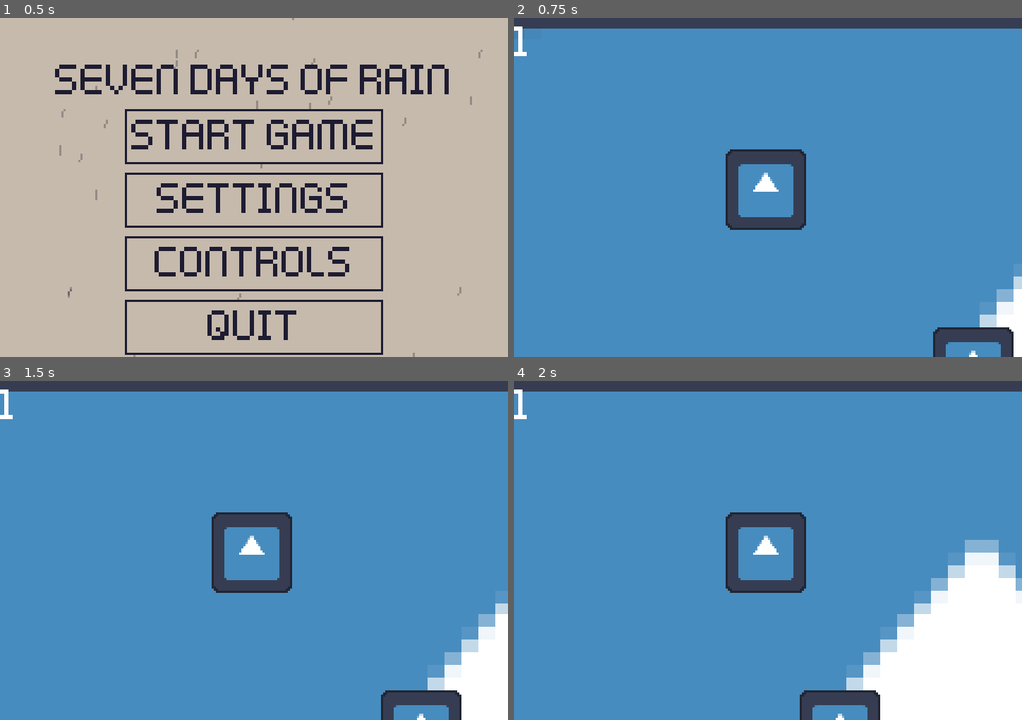
Above: before the commit, frames 1-4 (two rows, left to right).
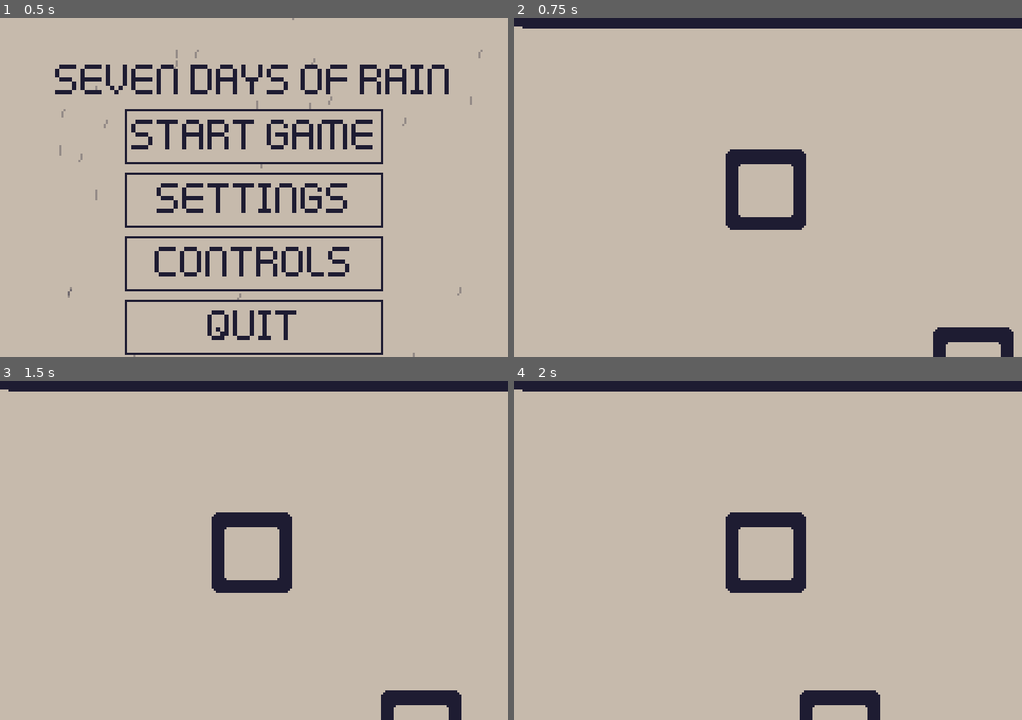
Above: after the commit, the same moments.

Repository: chickengamer555/7-days-of-rain-B1T-jam
Game: Godot game, scene res://UI/MainMenu/main_menu.tscn
Two runs of this game, one before a commit and one after it. Both use one fixed random seed, a clock stepped at 60 frames per second and the inputs below. The engine's default icon, where the game draws it, is replaced by a stand-in: a white triangle on a blue panel in a dark square.
Inputs (mouse positions are in pixels of both pictures, inside the frame that each line leads up to):
- Up to frame 1 (0.5 s): no input
- Up to frame 2 (0.75 s): click "Start Game" at 0.5 s
- Up to frame 3 (1.5 s): tap Enter at 1.25 s; move the mouse to (365, 533) at 1.27 s; hold Right (right) from 1.28 s (still down); hold F (Fast_foward) from 1.28 s (still down); click (365, 533) at 1.42 s
- Up to frame 4 (2 s): keep holding Right (right); keep holding F (Fast_foward)

Frame 1 is identical in both runs. In frame 2, 99% of the frame differs, in the area x 0-100%, y 0-100%; in frame 3, 99%; in frame 4, 99%.

Commit message:
added shader & rain to game

Diff:
--- /dev/null
+++ b/Effects/rain_canvas.gd
@@ -0,0 +1,6 @@
+extends Control
+
+func _draw() -> void:
+	var weather = get_parent()
+	if weather != null and weather.has_method("draw_rain"):
+		weather.draw_rain(self)
--- /dev/null
+++ b/Effects/rain_weather.gd
@@ -0,0 +1,125 @@
+extends CanvasLayer
+
+signal thunder_triggered
+
+const PALETTE_PAPER_DEFAULT: Color = Color(0.776471, 0.729412, 0.67451, 1.0) # #c6baac
+const PALETTE_INK_DEFAULT: Color = Color(0.117647, 0.109804, 0.196078, 1.0)   # #1e1c32
+
+const PALETTE_PAPER_WARM: Color = Color(0.917647, 0.87451, 0.784314, 1.0)    # #eadfc8 (Dawn)
+const PALETTE_INK_WARM: Color = Color(0.164706, 0.113725, 0.090196, 1.0)     # #2a1d17 (Dawn)
+
+const DROP_COUNT: int = 55
+const STROKE_VECTOR: Vector2 = Vector2(-1.0, 4.0)
+
+@export var rain_enabled: bool = true
+@export var auto_thunder: bool = true
+
+@onready var rain_canvas: Control = $RainCanvas
+@onready var palette_rect: ColorRect = $PaletteLimiter
+@onready var thunder_timer: Timer = $ThunderTimer
+
+var drops: Array[Vector2] = []
+var speeds: Array[float] = []
+
+var is_warm_palette: bool = false
+var palette_material: ShaderMaterial
+var rain_material: ShaderMaterial
+
+func _ready() -> void:
+	layer = 80 # Above world, below full-screen menus / dialogue
+
+	palette_material = palette_rect.material as ShaderMaterial
+	rain_material = rain_canvas.material as ShaderMaterial
+
+	_init_rain_drops()
+
+	if Clock != null:
+		Clock.phase_changed.connect(_on_clock_phase_changed)
+		_update_day_dither()
+
+	if auto_thunder and thunder_timer != null:
+		thunder_timer.timeout.connect(_on_thunder_timer_timeout)
+		_schedule_next_thunder()
+
+func _process(delta: float) -> void:
+	# Hide when on MainMenu so it doesn't duplicate the title rain
+	var scene = get_tree().current_scene
+	if scene != null and scene.name == "MainMenu":
+		visible = false
+		return
+	else:
+		visible = true
+
+	if not rain_enabled:
+		return
+
+	for i in range(DROP_COUNT):
+		var spd = speeds[i]
+		drops[i].y += spd * delta
+		drops[i].x -= (spd * 0.25) * delta
+		if drops[i].y > 165.0:
+			drops[i].y = randf_range(-15.0, -2.0)
+			drops[i].x = randf_range(0.0, 255.0)
+		elif drops[i].x < -10.0:
+			drops[i].x = 250.0
+
+	rain_canvas.queue_redraw()
+
+func _init_rain_drops() -> void:
+	drops.clear()
+	speeds.clear()
+	for i in range(DROP_COUNT):
+		drops.append(Vector2(randf_range(0.0, 240.0), randf_range(0.0, 160.0)))
+		speeds.append(randf_range(150.0, 210.0))
+
+func draw_rain(control: Control) -> void:
+	if not rain_enabled:
+		return
+	for i in range(DROP_COUNT):
+		var p = drops[i]
+		control.draw_line(p, p + STROKE_VECTOR, Color.WHITE, 1.0)
+
+# ----------------- Palette Tricks & Shaders -----------------
+
+func flash_thunder() -> void:
+	if palette_material == null:
+		return
+	thunder_triggered.emit()
+	palette_material.set_shader_parameter("invert_colors", true)
+
+	# Invert for exactly 2 frames as specified in GDD
+	await get_tree().process_frame
+	await get_tree().process_frame
+	palette_material.set_shader_parameter("invert_colors", false)
+
+func set_warm_palette(warm: bool) -> void:
+	is_warm_palette = warm
+	var paper = PALETTE_PAPER_WARM if warm else PALETTE_PAPER_DEFAULT
+	var ink = PALETTE_INK_WARM if warm else PALETTE_INK_DEFAULT
+
+	if palette_material != null:
+		palette_material.set_shader_parameter("paper_color", paper)
+		palette_material.set_shader_parameter("ink_color", ink)
+	if rain_material != null:
+		rain_material.set_shader_parameter("paper_color", paper)
+		rain_material.set_shader_parameter("ink_color", ink)
+
+func _on_clock_phase_changed() -> void:
+	_update_day_dither()
+
+func _update_day_dither() -> void:
+	if palette_material == null or Clock == null:
+		return
+	# Day 1: 0.0 -> Day 7: ~0.45 corner dither
+	var day_factor = clampf((float(Clock.day) - 1.0) / 6.0, 0.0, 1.0)
+	var intensity = day_factor * 0.45
+	palette_material.set_shader_parameter("dither_intensity", intensity)
+
+func _on_thunder_timer_timeout() -> void:
+	flash_thunder()
+	_schedule_next_thunder()
+
+func _schedule_next_thunder() -> void:
+	if thunder_timer != null:
+		thunder_timer.wait_time = randf_range(16.0, 32.0)
+		thunder_timer.start()
--- /dev/null
+++ b/Effects/rain_weather.tscn
@@ -0,0 +1,46 @@
+[gd_scene format=3 uid="uid://dfy1k0s5m8x3a"]
+
+[ext_resource type="Script" uid="uid://d2msd0ojkjpcm" path="res://Effects/rain_weather.gd" id="1_weathergd"]
+[ext_resource type="Shader" uid="uid://c5hbawur7whcd" path="res://Shaders/rain_stroke.gdshader" id="2_rainshader"]
+[ext_resource type="Script" uid="uid://bt0l0pwe6cnmq" path="res://Effects/rain_canvas.gd" id="3_raincanvas"]
+[ext_resource type="Shader" uid="uid://c6jo5iau7yi4b" path="res://Shaders/palette_limiter.gdshader" id="4_paletteshader"]
+
+[sub_resource type="ShaderMaterial" id="ShaderMaterial_rain"]
+shader = ExtResource("2_rainshader")
+shader_parameter/paper_color = Color(0.776471, 0.729412, 0.67451, 1)
+shader_parameter/ink_color = Color(0.117647, 0.109804, 0.196078, 1)
+
+[sub_resource type="ShaderMaterial" id="ShaderMaterial_palette"]
+shader = ExtResource("4_paletteshader")
+shader_parameter/paper_color = Color(0.776471, 0.729412, 0.67451, 1)
+shader_parameter/ink_color = Color(0.117647, 0.109804, 0.196078, 1)
+shader_parameter/invert_colors = false
+shader_parameter/threshold = 0.45
+shader_parameter/dither_intensity = 0.0
+
+[node name="RainWeather" type="CanvasLayer"]
+layer = 80
+script = ExtResource("1_weathergd")
+
+[node name="RainCanvas" type="Control" parent="."]
+material = SubResource("ShaderMaterial_rain")
+layout_mode = 3
+anchors_preset = 15
+anchor_right = 1.0
+anchor_bottom = 1.0
+grow_horizontal = 2
+grow_vertical = 2
+mouse_filter = 2
+script = ExtResource("3_raincanvas")
+
+[node name="PaletteLimiter" type="ColorRect" parent="."]
+material = SubResource("ShaderMaterial_palette")
+anchors_preset = 15
+anchor_right = 1.0
+anchor_bottom = 1.0
+grow_horizontal = 2
+grow_vertical = 2
+mouse_filter = 2
+
+[node name="ThunderTimer" type="Timer" parent="."]
+one_shot = true
--- /dev/null
+++ b/Shaders/palette_limiter.gdshader
@@ -0,0 +1,47 @@
+shader_type canvas_item;
+
+uniform sampler2D screen_texture : hint_screen_texture, repeat_disable, filter_nearest;
+
+uniform vec4 paper_color : source_color = vec4(0.776471, 0.729412, 0.67451, 1.0); // #c6baac
+uniform vec4 ink_color : source_color = vec4(0.117647, 0.109804, 0.196078, 1.0);   // #1e1c32
+uniform bool invert_colors = false;
+uniform float threshold : hint_range(0.0, 1.0) = 0.45;
+uniform float dither_intensity : hint_range(0.0, 1.0) = 0.0;
+
+// 4x4 Bayer dither matrix for progressive corner closing
+float bayer4(vec2 p) {
+	int x = int(mod(p.x, 4.0));
+	int y = int(mod(p.y, 4.0));
+	int index = x + y * 4;
+	float m[16] = float[16](
+		 0.0/16.0, 12.0/16.0,  3.0/16.0, 15.0/16.0,
+		 8.0/16.0,  4.0/16.0, 11.0/16.0,  7.0/16.0,
+		 2.0/16.0, 14.0/16.0,  1.0/16.0, 13.0/16.0,
+		10.0/16.0,  6.0/16.0,  9.0/16.0,  5.0/16.0
+	);
+	return m[index];
+}
+
+void fragment() {
+	vec4 scene_col = texture(screen_texture, SCREEN_UV);
+	float lum = dot(scene_col.rgb, vec3(0.299, 0.587, 0.114));
+
+	// Progressive corner dither: corners darken slightly each day
+	if (dither_intensity > 0.0) {
+		vec2 uv_dist = abs(SCREEN_UV - vec2(0.5)) * 2.0;
+		float corner_dist = length(uv_dist);
+		float dither_val = bayer4(FRAGCOORD.xy);
+		float vignette = smoothstep(0.75, 1.35, corner_dist) * dither_intensity;
+		if (dither_val < vignette) {
+			lum -= 0.4;
+		}
+	}
+
+	vec4 result = (lum > threshold) ? paper_color : ink_color;
+
+	if (invert_colors) {
+		result = (result == paper_color) ? ink_color : paper_color;
+	}
+
+	COLOR = result;
+}
--- /dev/null
+++ b/Shaders/rain_stroke.gdshader
@@ -0,0 +1,16 @@
+shader_type canvas_item;
+
+uniform sampler2D screen_texture : hint_screen_texture, repeat_disable, filter_nearest;
+
+uniform vec4 paper_color : source_color = vec4(0.776471, 0.729412, 0.67451, 1.0); // #c6baac
+uniform vec4 ink_color : source_color = vec4(0.117647, 0.109804, 0.196078, 1.0);   // #1e1c32
+
+void fragment() {
+	vec4 bg = texture(screen_texture, SCREEN_UV);
+	float lum = dot(bg.rgb, vec3(0.299, 0.587, 0.114));
+
+	// Flip color where crossing ink so it always stays visible:
+	// Light background -> Ink drop
+	// Dark background -> Paper drop
+	COLOR = (lum > 0.5) ? ink_color : paper_color;
+}
--- a/project.godot
+++ b/project.godot
@@ -22,6 +22,7 @@
 Ledger="*uid://dy14aahpv86u4"
 Dialouge="*uid://cighbufvpxapt"
 Loop="*uid://bsualie5e2bbi"
+Weather="*uid://dfy1k0s5m8x3a"
 
 [display]
 
Not shown, added: Effects/rain_canvas.gd.uid
Not shown, added: Effects/rain_weather.gd.uid
Not shown, added: Shaders/palette_limiter.gdshader.uid
Not shown, added: Shaders/rain_stroke.gdshader.uid
